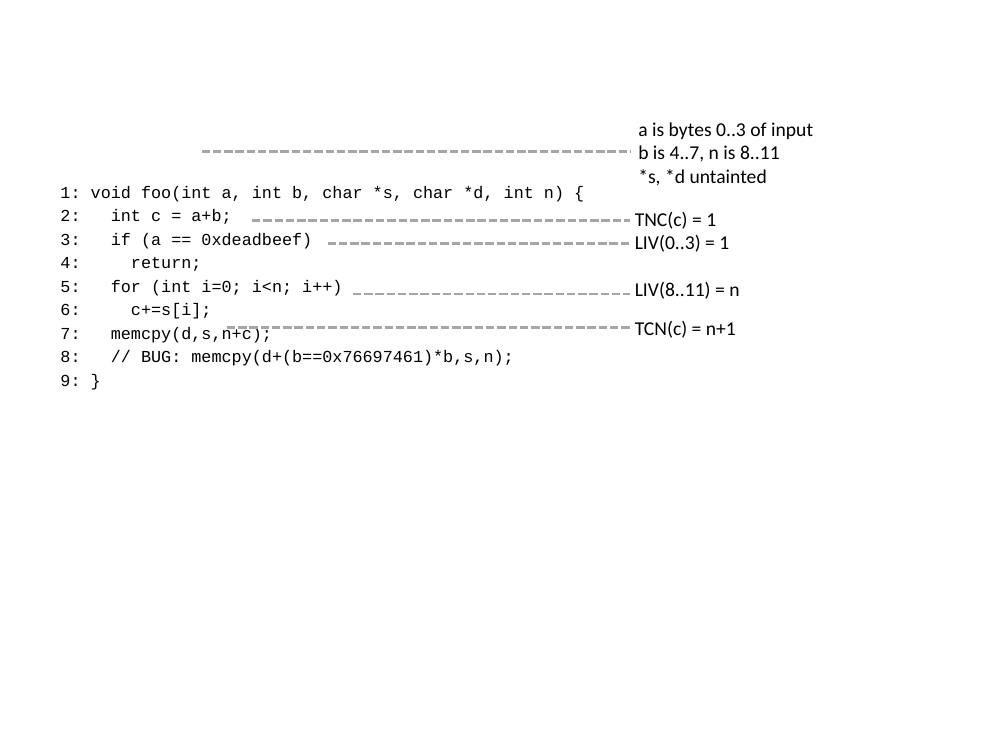
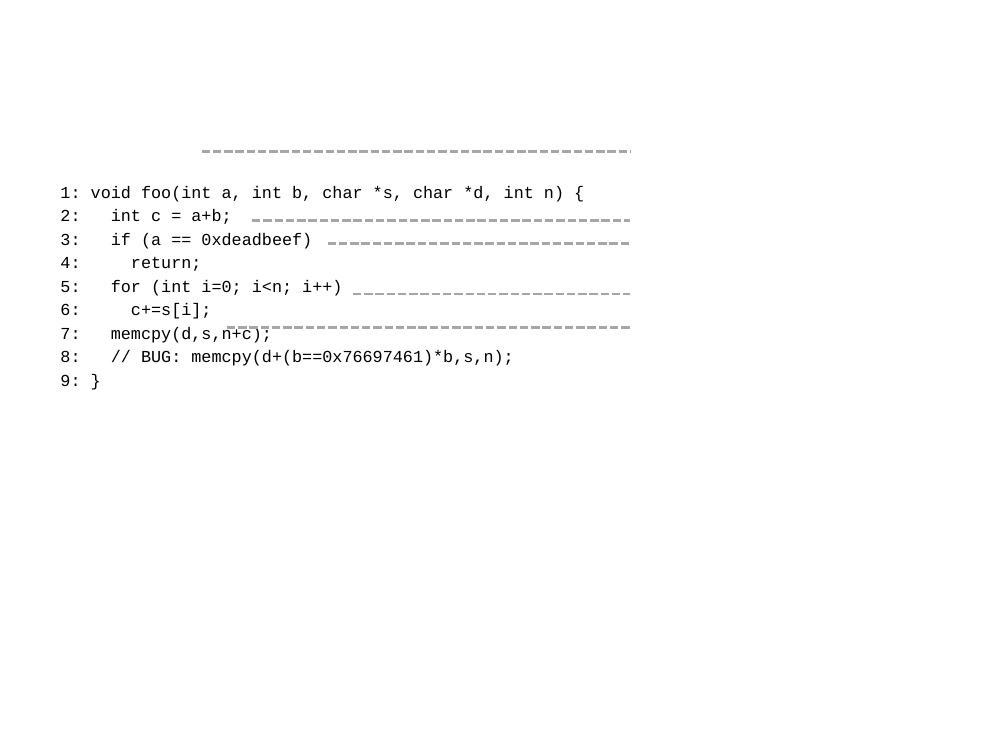
Before and after one commit to panda-re/lava, a slide deck: slide 1 of paper1/worked-example.pptx. Drawn at 1008x756 pixels with LibreOffice and Linux fonts; fonts in the diff are those of the drawing. Boxes give left, top, right and bottom in pixels: in the first picture for what was removed or moved away, otherwise in the second. Text is boxed around its words. In the diff, an @@ line names an element or a change of style, - is before the commit and + after.

```diff
--- a/paper1/worked-example.pptx
+++ b/paper1/worked-example.pptx
@@ text removed at (638, 122, 813, 186) @@
-a is bytes 0..3 of input
-b is 4..7, n is 8..11
-*s, *d untainted
@@ text removed at (635, 212, 716, 229) @@
-TNC(c) = 1
@@ text removed at (635, 235, 729, 252) @@
-LIV(0..3) = 1
@@ text removed at (635, 282, 739, 299) @@
-LIV(8..11) = n
@@ text removed at (635, 321, 736, 338) @@
-TCN(c) = n+1
```
Also in this commit, not shown: 10 other files.
